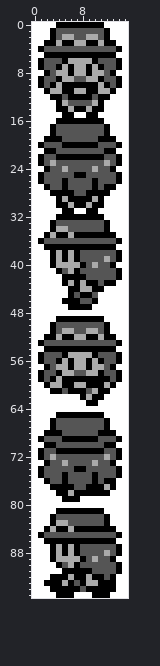
One commit to this sprite sheet: gfx/sprites/serena.png. That is the earlier state.
The file is 16x96 pixels.
And afterwards:
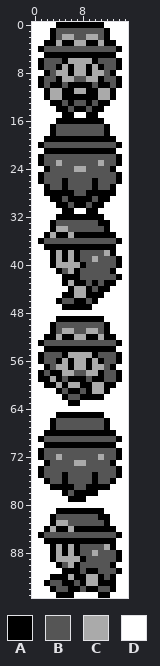
Palette (. is transparent): A #000000  B #555555  C #aaaaaa  D #ffffff
The edit:
The edit turns colour B into colour A in row 12 at x 5 and 10; in row 13 at x 6 and 9; in row 19 at x 5 to 10; in row 21 at x 4 to 11; in row 33 at x 11; in row 38 at x 13.
The edit turns colour B into colour A in row 41 at x 13; in row 45 at x 10; in row 46 at x 8; in row 58 at x 3; in row 59 at x 2; in row 61 at x 9.
The edit turns colour B into colour A in row 68 at x 5 to 10; in row 70 at x 4 to 11; in row 82 at x 11; in row 87 at x 13; in row 90 at x 13; in row 91 at x 10.
The edit turns colour C into colour A in row 10 at x 4 and 11; in row 43 at x 8; in row 44 at x 9; in row 59 at x 4; in row 60 at x 3, 8 and 12; in row 62 at x 9.
The edit turns colour C into colour A in row 77 at x 12; in row 93 at x 5.
The edit turns colour D into colour A in row 12 at x 2 and 13; in row 13 at x 3 and 12; in row 28 at x 2 and 13; in row 29 at x 3 and 12; in row 40 at x 14; in row 44 at x 12.
The edit turns colour D into colour A in row 45 at x 5 and 11; in row 46 at x 4; in row 47 at x 5; in row 62 at x 5; in row 63 at x 6 to 7; in row 79 at x 8.
The edit turns colour D into colour A in row 89 at x 14.
The edit turns colour A into colour B in row 10 at x 5 and 10; in row 20 at x 5 to 10; in row 22 at x 4 to 11; in row 25 at x 7 to 8; in row 27 at x 12; in row 40 at x 13.
The edit turns colour A into colour B in row 42 at x 8; in row 43 at x 9; in row 44 at x 10; in row 46 at x 5 to 6; in row 59 at x 5, 9 and 12; in row 61 at x 8.
The edit turns colour A into colour B in row 69 at x 5 to 10; in row 71 at x 4 to 11; in row 74 at x 7 to 8; in row 76 at x 12; in row 89 at x 13; in row 91 at x 8.
The edit turns colour A into colour B in row 93 at x 3 to 4; in row 94 at x 4 to 5 and 11 to 12.
The edit turns colour C into colour B in row 13 at x 5 and 10; in row 14 at x 6 and 9; in row 23 at x 3 and 12; in row 24 at x 5 and 10; in row 29 at x 5 and 10; in row 30 at x 6 and 9.
The edit turns colour C into colour B in row 39 at x 12; in row 40 at x 10; in row 72 at x 3 and 12; in row 73 at x 5 and 10; in row 78 at x 6; in row 88 at x 12.
The edit turns colour C into colour B in row 89 at x 10.
The edit turns colour D into colour B in row 62 at x 6 to 7.
The edit turns colour A into colour C in row 12 at x 3 to 4 and 11 to 12; in row 44 at x 7; in row 45 at x 8; in row 59 at x 3; in row 60 at x 6 and 10 to 11; in row 61 at x 11.
The edit turns colour A into colour C in row 92 at x 10.
The edit turns colour B into colour C in row 23 at x 4 and 11; in row 24 at x 7 to 8; in row 38 at x 12; in row 39 at x 10; in row 45 at x 7; in row 72 at x 4 and 11.
The edit turns colour B into colour C in row 73 at x 7 to 8; in row 87 at x 12; in row 88 at x 10.
The edit turns colour A into colour D in row 38 at x 14; in row 41 at x 14; in row 61 at x 3; in row 63 at x 9 to 10; in row 77 at x 13; in row 78 at x 4 and 11 to 12.
The edit turns colour A into colour D in row 79 at x 5; in row 87 at x 14; in row 90 at x 14; in row 95 at x 10.
